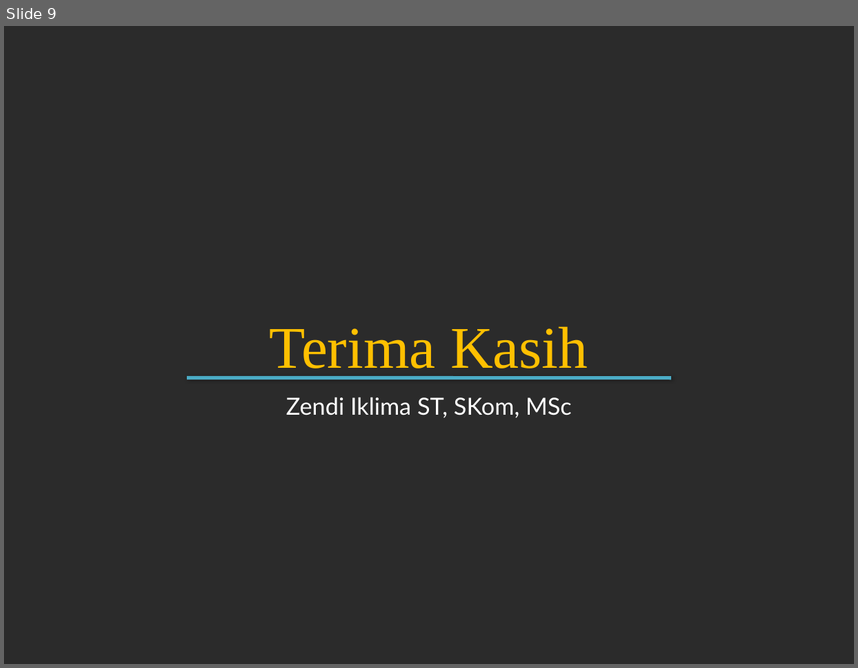
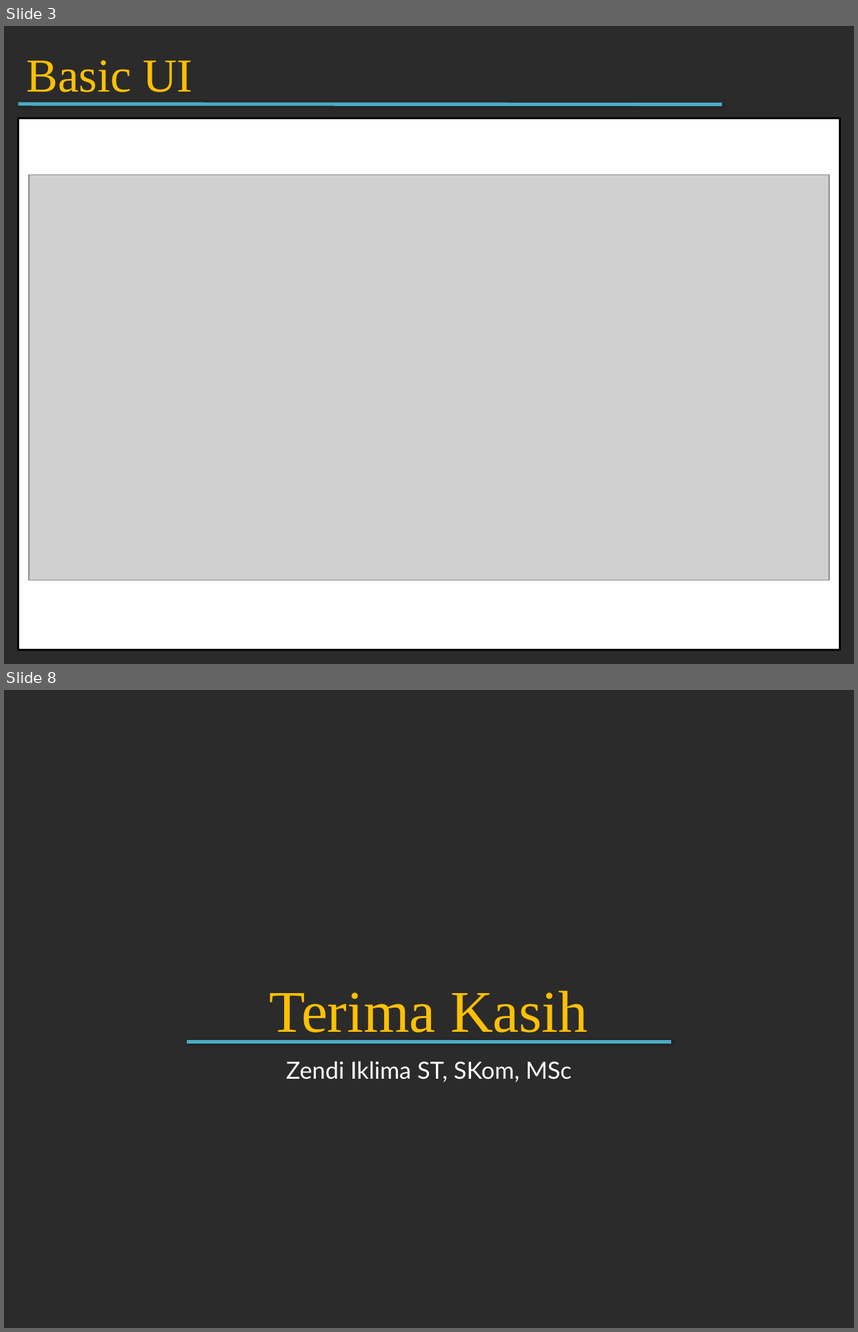
Before and after one commit to zendi014/PK2, a slide deck: PPT/M7 Front-End.pptx. Shown one above the other, each under a label of ours: slide 9 before the commit, slides 3 and 8 after it; the slides between them are not shown. The pictures are 858x668 and 858x1332 pixels, drawn with LibreOffice and Linux fonts; fonts in the diff are those of the drawing; grey boxes stand for pictures; background and template pictures are left out; a plain dark background stands for a picture behind light text. Boxes give left, top, right and bottom in pixels: in the first picture for what was removed or moved away, otherwise in the second. Text is boxed around its words. In the diff, an @@ line names an element or a change of style, - is before the commit and + after.

```diff
--- a/PPT/M7 Front-End.pptx
+++ b/PPT/M7 Front-End.pptx
@@ slide 3 added at box(4, 26, 854, 664), background picture (left out) @@
@@ text added at box(27, 60, 193, 92), 40 pt, text #FFC000 @@
+Basic UI
@@ line added from (18, 104) to (722, 104), #4BACC6 3 pt @@
@@ rectangle added at box(18, 118, 840, 649), fill #FFFFFF, outline #000000 2 pt @@
@@ picture added at box(29, 175, 829, 580) @@
@@ what was slide 9 is now slide 8 @@
```
Also in this commit, not shown: 1 slide changed, 5 other slides added, 7 slides removed, 2 other files.
